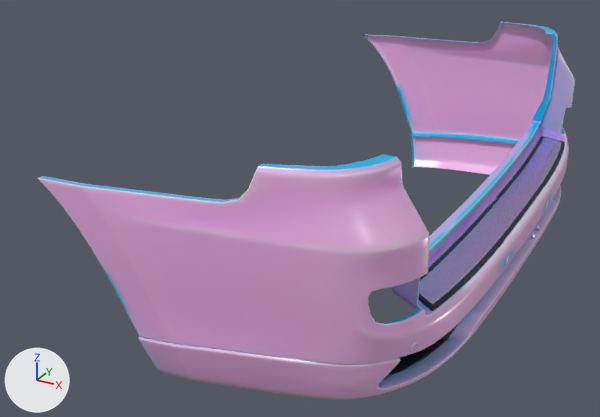
An edit to the glTF model model/parts/bumper_rear.glb, drawn before and after from the same camera.
Rendered twice from a camera (50 mm lens) standing at (3.06, -2.37, 1.65) and looking at (1.85, -0.17, 0.55). The axes (+X, +Y, +Z) are drawn at lower left. The lights are the same throughout. The picture after the commit comes second. Where no turn or scale is listed for an object, it has been applied to the vertices. Vertices at exactly the same position are counted once.

Script lines for the objects in view, before the commit:
```python
me_black_12 = bpy.data.meshes.new('black_12')
me_black_12.from_pydata(...)  # 907 vertices, 1369 faces; spans x 2.36..2.56, y -0.82..0.82, z -0.63..-0.44
me_black_12.materials.append(mat_black_001)
me_carpaint_7 = bpy.data.meshes.new('carpaint_7')
me_carpaint_7.from_pydata(...)  # 1713 vertices, 3176 faces; spans x 1.81..2.58, y -0.96..0.96, z -0.8..-0.59
me_carpaint_7.materials.append(mat_paint)
me_chrome_4 = bpy.data.meshes.new('chrome_4')
me_chrome_4.from_pydata(...)  # 1169 vertices, 2240 faces; spans x 2.368..2.517, y -0.68..0.68, z -0.57..-0.473
me_chrome_4.materials.append(mat_chrome_001)
me_rear_bumper_8 = bpy.data.meshes.new('Rear_Bumper_8')
me_rear_bumper_8.from_pydata(...)  # 3181 vertices, 6060 faces; spans x -0.51..0.51, y -0.98..0.98, z -0.27..0.27
me_rear_bumper_8.materials.append(mat_paint)
ob_black_12 = bpy.data.objects.new('black_12', me_black_12)
ob_black_12.location = (-0.01, 0.0, 1.086)
ob_carpaint_7 = bpy.data.objects.new('carpaint_7', me_carpaint_7)
ob_carpaint_7.location = (-0.01, 0.0, 1.134)
ob_chrome_4 = bpy.data.objects.new('chrome_4', me_chrome_4)
ob_chrome_4.location = (0.068, 0.0, 1.12)
ob_rear_bumper_8 = bpy.data.objects.new('Rear_Bumper_8', me_rear_bumper_8)
ob_rear_bumper_8.location = (2.054, 0.0, 0.74)
```
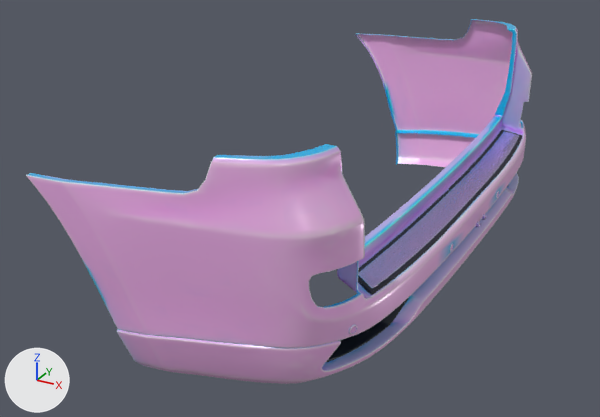
Where the change shows, as pixel boxes [x1, y1, x2, y2] in the pictures (600 x 417 px; the box of a moved part takes in the faces that stretch with it):
'Rear_Bumper_8', moved, rescaled: before [38, 22, 575, 364]; after [26, 19, 532, 348]
'carpaint_7', moved, rescaled: before [139, 133, 561, 400]; after [117, 131, 519, 384]
'chrome_4', moved, rescaled (12% wider): before [419, 137, 562, 304]; after [358, 131, 519, 289]
'black_12', reshaped (9% wider): before [384, 136, 565, 379]; after [325, 130, 522, 363]
part 4 of me_black_12, moved or reshaped: before [384, 325, 457, 379]; after [325, 184, 509, 363]
part 5 of me_black_12, added: after [358, 130, 522, 295]
part 6 of me_black_12, deleted: before [418, 136, 565, 311]

Diff of the bpy script that builds the scene:
```diff
--- a/model/parts/bumper_rear.glb.py
+++ b/model/parts/bumper_rear.glb.py
@@ me_chrome_4 @@
 # used by ob_chrome_4; location = (0.068, 0.0, 1.12)
-me_chrome_4.from_pydata(...)  # 1169 vertices, 2240 faces; spans x 2.368..2.517, y -0.68..0.68, z -0.57..-0.473
+me_chrome_4.from_pydata(...)  # 1169 vertices, 2240 faces; spans x 2.217..2.347, y -0.68..0.68, z -0.57..-0.473
+# me_chrome_4 part 1: the whole mesh is scaled about its middle by (0.876, 1, 1), then moved by (-0.161, 0.0, 0.0)
 me_chrome_4.materials.append(mat_chrome_001)
@@ me_carpaint_7 @@
 # used by ob_carpaint_7; location = (-0.01, 0.0, 1.134)
-me_carpaint_7.from_pydata(...)  # 1713 vertices, 3176 faces; spans x 1.81..2.58, y -0.96..0.96, z -0.8..-0.59
+me_carpaint_7.from_pydata(...)  # 1713 vertices, 3176 faces; spans x 1.74..2.41, y -0.96..0.96, z -0.8..-0.59
+# me_carpaint_7 part 2: the whole mesh is scaled about its middle by (0.876, 1, 1), then moved by (-0.12, 0.0, 0.0)
 me_carpaint_7.materials.append(mat_paint)
@@ me_rear_bumper_8 @@
 # used by ob_rear_bumper_8; location = (2.054, 0.0, 0.74)
-me_rear_bumper_8.from_pydata(...)  # 3181 vertices, 6060 faces; spans x -0.51..0.51, y -0.98..0.98, z -0.27..0.27
+me_rear_bumper_8.from_pydata(...)  # 3181 vertices, 6060 faces; spans x -0.55..0.34, y -0.98..0.98, z -0.27..0.27
+# me_rear_bumper_8 part 3: the whole mesh is scaled about its middle by (0.876, 1, 1), then moved by (-0.1, 0.0, 0.0)
 me_rear_bumper_8.materials.append(mat_paint)
@@ me_black_12 @@
 # used by ob_black_12; location = (-0.01, 0.0, 1.086)
-me_black_12.from_pydata(...)  # 907 vertices, 1369 faces; spans x 2.36..2.56, y -0.82..0.82, z -0.63..-0.44
+me_black_12.from_pydata(...)  # 906 vertices, 1369 faces; spans x 2.22..2.39, y -0.82..0.82, z -0.63..-0.44
+# me_black_12 part 4: the loose piece of 484 vertices spanning x 2.36..2.55, y -0.82..0.82, z -0.63..-0.55 is scaled about its middle by (0.876, 1, 1), then moved by (-0.15, 0.0, 0.0)
+# me_black_12 part 5: a new loose piece of 418 vertices spanning x 2.28..2.39, y -0.7..0.7, z -0.49..-0.44, in mat_black_001
+# me_black_12 part 6: the loose piece of 419 vertices spanning x 2.43..2.55, y -0.7..0.7, z -0.49..-0.44 is deleted
+# other edits to the shape of me_black_12 do not show in these pictures
 me_black_12.materials.append(mat_black_001)
```
